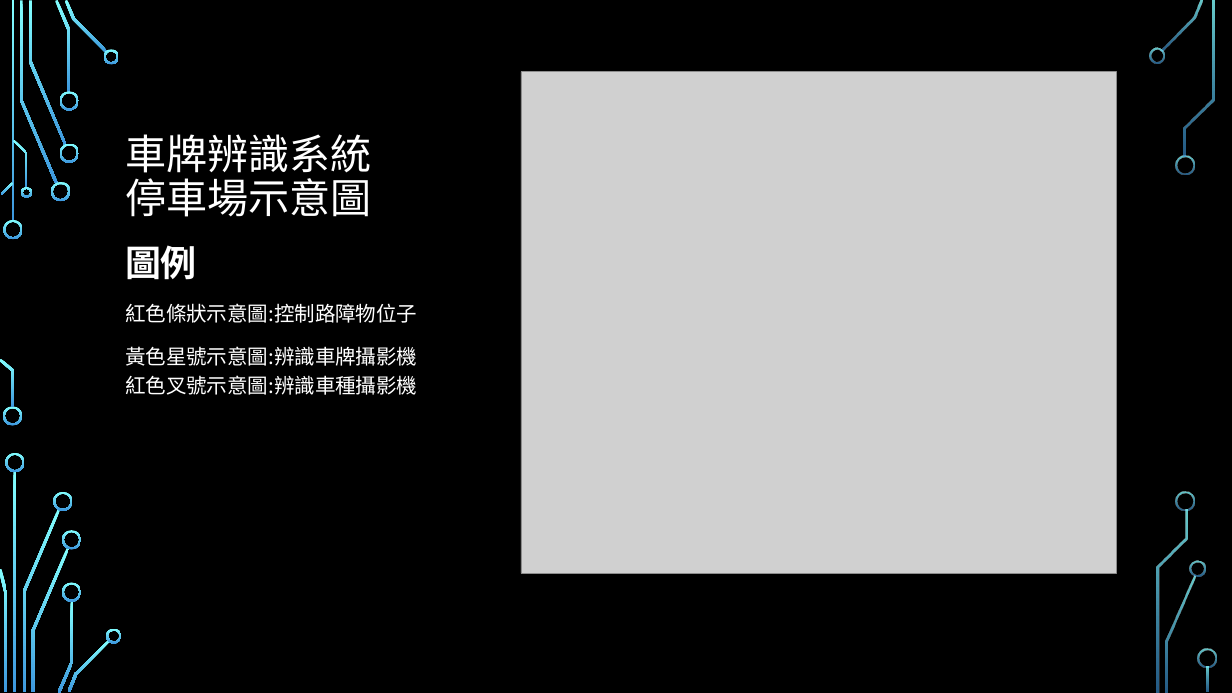
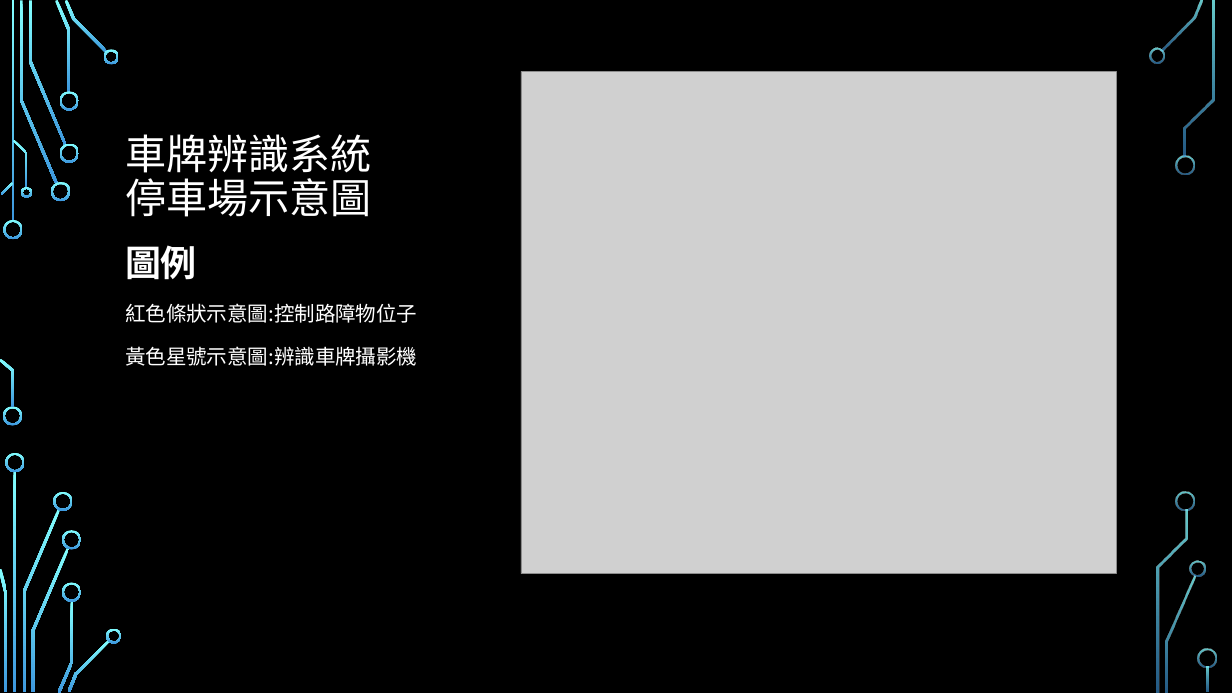
Before and after one commit to sky14785214/Python, a slide deck: slide 3 of 專題資料夾/停車場車牌辨識系統.pptx. Drawn at 1232x693 pixels with LibreOffice and Linux fonts; fonts in the diff are those of the drawing; grey boxes stand for pictures; background and template pictures are left out. Boxes give left, top, right and bottom in pixels: in the first picture for what was removed or moved away, otherwise in the second. Text is boxed around its words. In the diff, an @@ line names an element or a change of style, - is before the commit and + after.

Commit message:
更新專題資料夾 更換兩張圖片 停車場示意圖移除車種辨識、移除車牌辨識區域 收費方式

```diff
--- a/專題資料夾/停車場車牌辨識系統.pptx
+++ b/專題資料夾/停車場車牌辨識系統.pptx
@@ text at box(125, 346, 417, 366): text changed @@
-黃色星號示意圖:辨識車牌攝影機
-紅色叉號示意圖:辨識車種攝影機
+黃色星號示意圖:辨識車牌攝影機
```
Also in this commit, not shown: 4 other slides changed, 4 other files.
